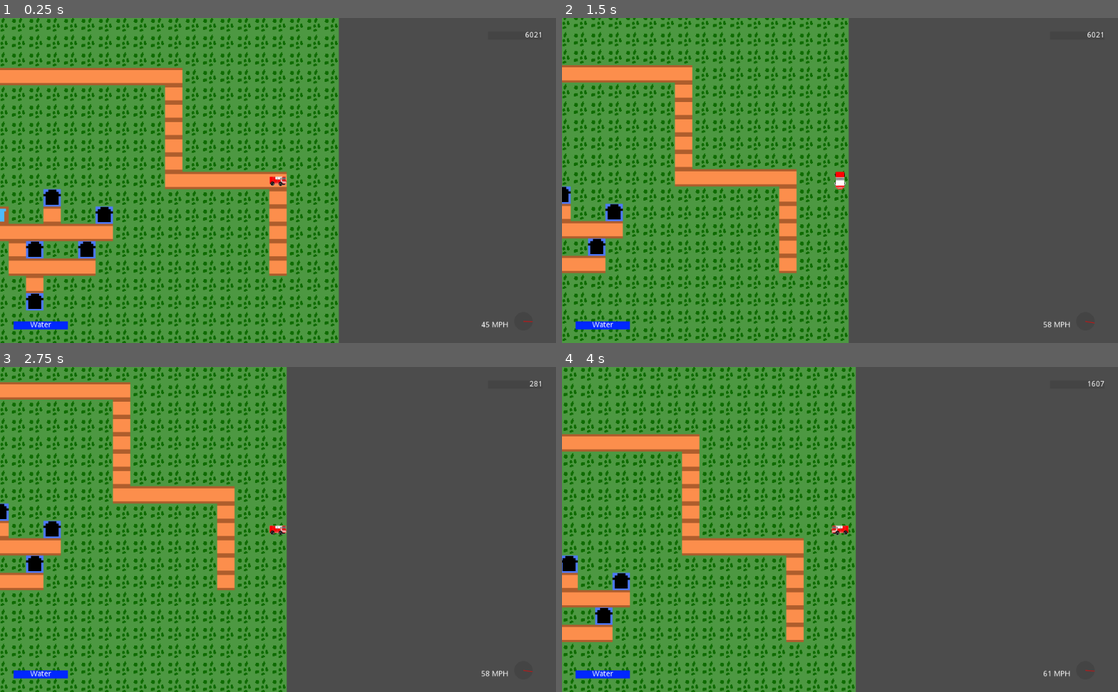
Above: before the commit, frames 1-4 (two rows, left to right).
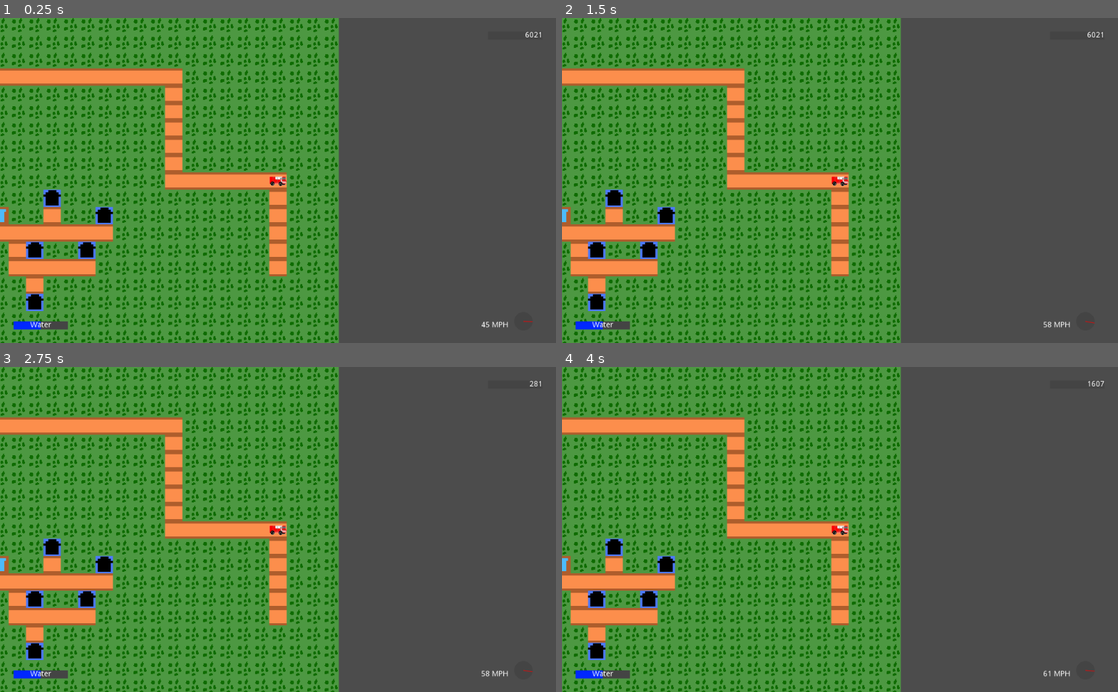
Above: after the commit, the same moments.

Repository: ConsoleCowboysInCyberspace/inferno
Game: Godot game, scene res://Scenes/main_level.tscn
Same seed, same stepped clock (60 frames per second), same inputs: the game is played once before the commit and once after it.
Inputs (mouse positions are in pixels of both pictures, inside the frame that each line leads up to):
- Up to frame 1 (0.25 s): no input
- Up to frame 2 (1.5 s): tap Enter at 0.5 s; move the mouse to (962, 164) at 0.52 s; hold D (truck_right) 0.53-1.28 s; tap Space (dig_trench) at 0.6, 1.35 s; click (962, 164) at 0.67 s; move the mouse to (728, 196) at 1.27 s; hold S (truck_down) from 1.28 s (still down); click (728, 196) at 1.42 s
- Up to frame 3 (2.75 s): move the mouse to (333, 458) at 2.02 s; release S (truck_down) at 2.03 s; hold D (truck_right) from 2.03 s (still down); tap Space (dig_trench) at 2.1 s; click (333, 458) at 2.17 s
- Up to frame 4 (4 s): tap Space (dig_trench) at 2.75, 2.85, 3.6 s; move the mouse to (812, 594) at 2.77 s; release D (truck_right) at 2.78 s; hold W (truck_up) 2.78-3.53 s; click (812, 594) at 2.92 s; move the mouse to (1006, 578) at 3.52 s; hold A (truck_left) from 3.53 s (still down); click (1006, 578) at 3.67 s

The runs differ from the first frame. In frame 1, 6.2% of the frame differs, in the area x 0-61%, y 0-100%; in frame 2, 33%; in frame 3, 25%; in frame 4, 34%.
Error after the commit: Parse Error: Indented block expected after declaration of "burnDown" function. (res://scripts/Internal_Tile.gd:53)

Commit message:
a lorge and very chunky commit, consisting of some code changes and a big ol bunch of art assets

Diff:
--- a/Scenes/main_level.tscn
+++ b/Scenes/main_level.tscn
@@ -43,7 +43,9 @@
 [node name="Fire_Truck" parent="." instance=ExtResource( 3 )]
 position = Vector2( 1936.03, 591.34 )
 scale = Vector2( 0.5, 0.5 )
+water_amount = null
 digTime = 1
+squareSize = null
 
 [node name="windEmbers" parent="." instance=ExtResource( 6 )]
 position = Vector2( 21.748, 482.85 )
--- a/scripts/Internal_Tile.gd
+++ b/scripts/Internal_Tile.gd
@@ -1,7 +1,7 @@
 extends Object
 class_name Internal_Tile
 
-enum TileType {EMPTY, TOWN, FOREST, WATER, ROAD, TRENCH}
+enum TileType {EMPTY, TOWN, FOREST, WATER, ROAD, TRENCH, DRYFOREST}
 const maxFireLevel = 400
 
 var pos: Vector2
@@ -26,6 +26,10 @@
 			fireResistance = 2
 			movementCost = 2
 			type = TileType.FOREST
+		"dryForest":
+			fireResistance = 0
+			movementCost = 2
+			type = TileType.FOREST
 		"town":
 			fireResistance = 2
 			movementCost = -1
@@ -43,13 +47,14 @@
 			movementCost = 2
 			type = TileType.TRENCH
 
-func min(value):
-	return value if value >= 0 else 0
 func water():
 	fireLevel = clamp(fireLevel - 50, 0, maxFireLevel)
+func burnDown():
 func burn(burnLevel):
 	if fireResistance == -1 || nonFlamable:
 		return
+
+	fireLevel += clamp(burnLevel - fireResistance, 0, 100)
 	elif fireResistance >= burnLevel || fireLevel == maxFireLevel:
 		return
 	else:
--- a/scripts/TruckScript.gd
+++ b/scripts/TruckScript.gd
@@ -1,22 +1,29 @@
 extends Node2D
 
-const maxVelocity = 100
+const maxVelocity = 200
 const max_water = 100 # 100 for easy integration with UI
 const water_per_firing = 2 #noice and round
 export var water_amount = max_water
+export var water_fill_rate = 50 # amount of water restored over a second
+export var waterCannonRange = 1
+
 signal water_changed(water_amount)
-var is_watering = false
-var watering_timer = Timer.new()
+var watering_timer : Timer
 
 export var digTime : int
-export var squareSize : int
+#export var squareSize : int
 var movingDir = Vector2.ZERO # Unit vector
 var velocity = 0
 var tilePos = Vector2.ZERO # Position of the truck in tile grid coordinates
 var targetPos = null
-var digTimer : Timer
-var digPos : Vector2
+# var digTimer : Timer
+var digPos : Vector2 = null
+var digAmount: float = 0 setget _setDigAmount
+signal digAmountChanged(digAmount)
+
 var lastMousePosition: Vector2 = Vector2(0, 0)
+
+onready var sprite = $Sprite
 
 # Custom init that is called from the controller
 func customInit():
@@ -27,55 +34,60 @@
 
 	emit_signal("water_changed", water_amount) #initialize UI
 
-	# func _input(event):
-# 	if event.is_action_pressed("fire_hose"):
-# 		var target = controller.worldToTile(event.position)
-
 func _ready():
 	digTimer = Timer.new()
 	digTimer.connect("timeout", self, "_on_digTimer_timeout")
+	digTimer.one_shot = true
 	add_child(digTimer)
 
-func setup_water():
+func setup_water(): #rreeeee
 	watering_timer
 
+var fireButtonPressed: bool = false
+var digButtonPressed: bool = false
 func _process(delta):
-	if Input.is_action_just_pressed("dig_trench"):
-		digTrench()
+	if not digButtonPressed:
+		digButtonPressed = Input.is_action_just_pressed("dig_trench")
 
 	if Input.is_mouse_button_pressed(BUTTON_LEFT):
 		lastMousePosition = get_global_mouse_position()
-		try_fire_cannon(lastMousePosition)
+		fireButtonPressed = true
 
 	if !targetPos:
 		if Input.is_action_pressed("truck_up"):
 				movingDir = Vector2.UP
-				$Sprite.play("up")
+				sprite.play("up")
 		if Input.is_action_pressed("truck_down"):
 				movingDir = Vector2.DOWN
-				$Sprite.play("down")
+				sprite.play("down")
 		if Input.is_action_pressed("truck_left"):
 				movingDir = Vector2.LEFT
-				$Sprite.play("left")
+				sprite.play("left")
 		if Input.is_action_pressed("truck_right"):
 				movingDir = Vector2.RIGHT
-				$Sprite.play("right")
+				sprite.play("right")
 
 		if movingDir != Vector2.ZERO:
-			#check move cost
+			# check move cost
 			# this line is to make movement speed based on origin tile instead of destination tile
 			var destination_cost = tile_manager.tileMoveCost(tilePos + movingDir)
 			# the ternary is also there for the same reason; if we want to revert this, end the line before if and add a '+ movingDir' in the tileMoveCost
 			var moveCost = tile_manager.tileMoveCost(tilePos) if destination_cost != -1 else -1
 
 			if moveCost == -1:
-				print("Can't move there", tilePos + movingDir)
 				movingDir = Vector2.ZERO
 			else:
 				targetPos = tile_manager.tileToWorld(tilePos + movingDir)
-				velocity = 200/moveCost
+				velocity = maxVelocity/moveCost
 
-	else:
+func _physics_process(delta):
+	if fireButtonPressed:
+		try_fire_cannon(delta, lastMousePosition)
+
+	if digButtonPressed:
+		digTrench(delta)
+
+	if targetPos:
 		position = position.move_toward(targetPos, velocity * delta)
 		if (position == targetPos):
 			tilePos = tile_manager.worldToTile(position)
@@ -83,61 +95,72 @@
 			targetPos = null
 			velocity = 0
 
-func try_fire_cannon(mousePosition):
+func try_fire_cannon(delta, mousePosition):
 	# redundant calls
-	print("Trying to fire cannon at: ", mousePosition, "    Tile coords: ", tile_manager.worldToTile(mousePosition))
+	#print("Trying to fire cannon at: ", mousePosition, "    Tile coords: ", tile_manager.worldToTile(mousePosition))
 
-	var tile_coord = tile_manager.worldToTile(mousePosition)
+	var mousePosInTiles = tile_manager.worldToTile(mousePosition)
 
 	# check if click is in bounds
-	if (!tile_manager.tileInBounds(tile_coord)):
-		print("tile not in bounds")
+	if (!tile_manager.tileInBounds(mousePosInTiles)):
+		#print("tile not in bounds")
 		return
 
-	var tile = tile_manager.getTile(tile_coord)
+	var tile = tile_manager.getTile(mousePosInTiles)
+	var distToClick = Utils.manhattanDistance(tilePos, mousePosInTiles)
 
-	# if tile is adjacent to truck
-	if (Utils.manhattanDistance(tilePos, tile_coord) <= 1):
-
-		# put out fire on tile
-		fire_waterCannon(tile)
-
-		# if water tile, fill water
-		if (tile.type == Internal_Tile.TileType.WATER):
-			fill_water(tile)
-
+	# if tile is adjacent to truck and is a well
+	if distToClick <= 1 && tile.type == Internal_Tile.TileType.WATER:
+		fill_water(delta, tile)
+	elif distToClick <= waterCannonRange:
+		fireWaterCannon(delta, tile)
 	else:
-		print("click is further than 1 tile from truck: ", Utils.manhattanDistance(tilePos, tile_coord))
 		return
 
 # fires water on tile unless truck has ed
-func fire_waterCannon(tile):
-	print("firing water cannon at ", tile)
-	print(water_amount)
-	print(water_per_firing)
-	var new_amount = water_amount - water_per_firing
+func fireWaterCannon(delta, tile):
+	#print("firing water cannon at ", tile)
+	#print(water_amount)
+	#print(water_per_firing)
+	var new_amount = water_amount - water_per_firing * delta
 
 	if (new_amount < 0):
 		# shoot dust, be sad UwU
-		print("truck has insufficient water")
+		#print("truck has insufficient water")
+		pass
 	else:
 		tile.water()
 		water_amount = new_amount
 		emit_signal("water_changed", water_amount)
 
-func fill_water(tile):
-	print("filling water")
-	water_amount = max_water
+func fill_water(delta, tile):
+	#print("filling water")
+	water_amount += water_fill_rate * delta
 	emit_signal("water_changed", water_amount)
 	# some animations, some animations on the tile maybe?
 
 # Checks if we can dig a trench at the given position in the tile grid
 # If we can, start digging
-func digTrench():
-	if tile_manager.getTile(tilePos).type == Internal_Tile.TileType.FOREST:
-		digPos = tilePos
-		digTimer.start(digTime)
+func digTrench(delta):
+	if digPos == null:
+		if tile_manager.getTile(tilePos).type == Internal_Tile.TileType.FOREST:
+			digPos = tilePos
+	elif digPos != tilePos: # moved since started digging
+		digPos = null
+		digAmount = 0
+		digButtonPressed = false
 
-func _on_digTimer_timeout():
-	if digPos == tilePos:
+		return
+
+	digAmount += 75 * delta #75% dig/sec?
+
+	if digAmount >= 100: #done
 		tile_manager.setTile(tilePos, "trench")
+
+		digPos = null
+		digAmount = 100
+		digButtonPressed = false
+
+func _setDigAmount(value):
+	digAmount = value
+	emit("digAmountChanged", value)
--- a/scripts/Utils.gd
+++ b/scripts/Utils.gd
@@ -41,7 +41,6 @@
 func findForwardMostFullFireColumn(tiles):
 	var mostForwardColumn = -1
 
-
 	for x in range(len(tiles[0]) - 1, -1, -1):
 		var full = true
 		for y in len(tiles):
@@ -53,6 +52,7 @@
 			break
 	return mostForwardColumn
 
+#returns a rand int between too and from -- inclusive
 func randInt(to:int, from:int) -> int:
 	assert(from - to > 0)
 	return (randi()%(from + 1 - to)) + to
--- a/scripts/internal_tile_manager.gd
+++ b/scripts/internal_tile_manager.gd
@@ -9,13 +9,14 @@
 var tiles: Array = []
 var fireTiles: Array = []
 var size: Vector2
-var fireParticleScene = preload("res://Scenes/Fire.tscn")
-var fireLowParticleScene = preload("res://Scenes/FireLow.tscn")
+const fireParticleScene = preload("res://Scenes/Fire.tscn")
+const fireLowParticleScene = preload("res://Scenes/FireLow.tscn")
 var cellSize
 var windTimer
 var mostForwardCol = -1
 
-var fireSpreadTime = 1 #timeInSeconds
+const fireSpreadStrength = 2 #constant multiplier for burn size
+const fireSpreadTime = 1 #timeInSeconds
 var timeUntilNextFireSpread = fireSpreadTime
 
 # Returns the tile object at the given grid position
@@ -91,29 +92,32 @@
 	windTimer.connect("timeout", self, "windTimerTimeout")
 	add_child(windTimer)
 	windTimer.wait_time = Utils.randInt(10, 15)
-	print("next wind ", windTimer.wait_time)
 	windTimer.set_one_shot(false)
 	windTimer.start()
 
 func fireSpread():
 	var burnLevelsArr = [] #2d arr
+
+	# populate burnLevelsArr
 	for y in range(size.y):
 		var row = []
 		for x in range(size.x):
 			row.append(0)
 		burnLevelsArr.append(row)
 
+	# simulate burning -- may affect several tiles concurrently
 	for y in range(size.y):
 		for x in range(size.x):
-			fireSpreadHelperSchemeOne(burnLevelsArr, Vector2(x, y))
+			setBurnLevel(burnLevelsArr, Vector2(x, y))
 
+	# write back updated burning values
 	for y in range(size.y):
 		for x in range(size.x):
 			#print("burned tile " + str(x) + ", " + str(y) + "for value " + str(burnLevelsArr[y][x]))
 			getTile(Vector2(x,y)).burn(burnLevelsArr[y][x])
 
 
-func fireSpreadHelperSchemeOne(burnLevelsArr, pos):
+func setBurnLevel(burnLevelsArr, pos):
 	var fireLevel = getTile(pos).fireLevel
 	var neighbors = []
 
@@ -122,7 +126,7 @@
 			neighbors.append(pos + potentialNeighbor)
 
 	var tileToBurn = neighbors[rand_range(0, len(neighbors))]
-	burnLevelsArr[tileToBurn.y][tileToBurn.x] += 5 * log(fireLevel)
+	burnLevelsArr[tileToBurn.y][tileToBurn.x] += fireSpreadStrength * log(fireLevel)
 
 func _physics_process(delta):
 	if timeUntilNextFireSpread <= 0:
@@ -135,16 +139,11 @@
 	for y in range(size.y):
 		for x in range(size.x):
 			var tile = tiles[y][x]
-			#if tile.fireLevel == Internal_Tile.maxFireLevel && !tile.lowParticle:
-			#	tile.lowParticle = true
-			#	fireTiles[y][x].free()
-			#	fireTiles[y][x] = makeNewLowFireInstance(Vector2(x,y))
 			if tile.fireLevel > 0:
 				if !fireTiles[y][x]:
 					fireTiles[y][x] = makeNewFireInstance(Vector2(x,y))
 				var scale = clamp((tile.fireLevel/float(Internal_Tile.maxFireLevel)) * 1.5, 0.5, 1.5 )
 				fireTiles[y][x].scale = Vector2(scale, scale)
-
 			else:
 				if fireTiles[y][x]:
 					fireTiles[y][x].free()
@@ -153,7 +152,6 @@
 func windTimerTimeout():
 	mostForwardCol = Utils.findForwardMostFullFireColumn(tiles)
 	if mostForwardCol == -1:
-		print("no forward fire")
 		windTimer.wait_time = Utils.randInt(30, 50)
 		windTimer.start()
 		return
@@ -166,22 +164,17 @@
 
 	#todo move wind
 	windEmbers.emitting = true
-	print("wind starting")
-
 	windTimer.start()
 
 
 func startWindFire():
-	windTimer.stop()
 	var newFires = Utils.randInt(1, 3)
-	var forwardDistance = Utils.randInt(10, 18)
-	print("mostfor ", mostForwardCol, "fordist ", forwardDistance)
+	var forwardDistance = Utils.randInt(10, 18) # Range of distance from mostForwardCol that fire can spawn
 	var fireTiles = []
 	for i in range(newFires):
 		fireTiles.append(Vector2(mostForwardCol + forwardDistance + Utils.randInt(0, 5), Utils.randInt(5, len(tiles) - 5)))
 	for pos in fireTiles:
-		tiles[pos.y][pos.x].fireLevel = Internal_Tile.maxFireLevel
-		print("starting new fire at " + str(pos))
+		tiles[pos.y][pos.x].fireLevel = Internal_Tile.maxFireLevel / 10
 
 	windTimer.disconnect("timeout", self, "startWindFire")
 	windTimer.connect("timeout", self, "endWindFire")
@@ -191,10 +184,8 @@
 
 func endWindFire():
 	windEmbers.emitting = false
-	print("ending wind")
 	windTimer.disconnect("timeout", self, "endWindFire")
 	windTimer.connect("timeout", self, "windTimerTimeout")
 	windTimer.wait_time = Utils.randInt(30, 50)
-	print("next wind ", windTimer.wait_time)
 	windTimer.one_shot = false
 	windTimer.start()
Binary file added: assets/sprites/menu/ReturntoGame.png
Not shown, added: assets/sprites/menu/ReturntoGame.png.import
Binary file added: assets/sprites/menu/Stargame2.png
Not shown, added: assets/sprites/menu/Stargame2.png.import
Binary file added: assets/sprites/menu/gameover.png
Not shown, added: assets/sprites/menu/gameover.png.import
Binary file added: assets/sprites/terrain/BurnedTree(2).png
Not shown, added: assets/sprites/terrain/BurnedTree(2).png.import
Binary file added: assets/sprites/terrain/LargeHouse.png
Not shown, added: assets/sprites/terrain/LargeHouse.png.import
Binary file added: assets/sprites/terrain/TinyHouse.png
Not shown, added: assets/sprites/terrain/TinyHouse.png.import
(and 26 more such lines)
